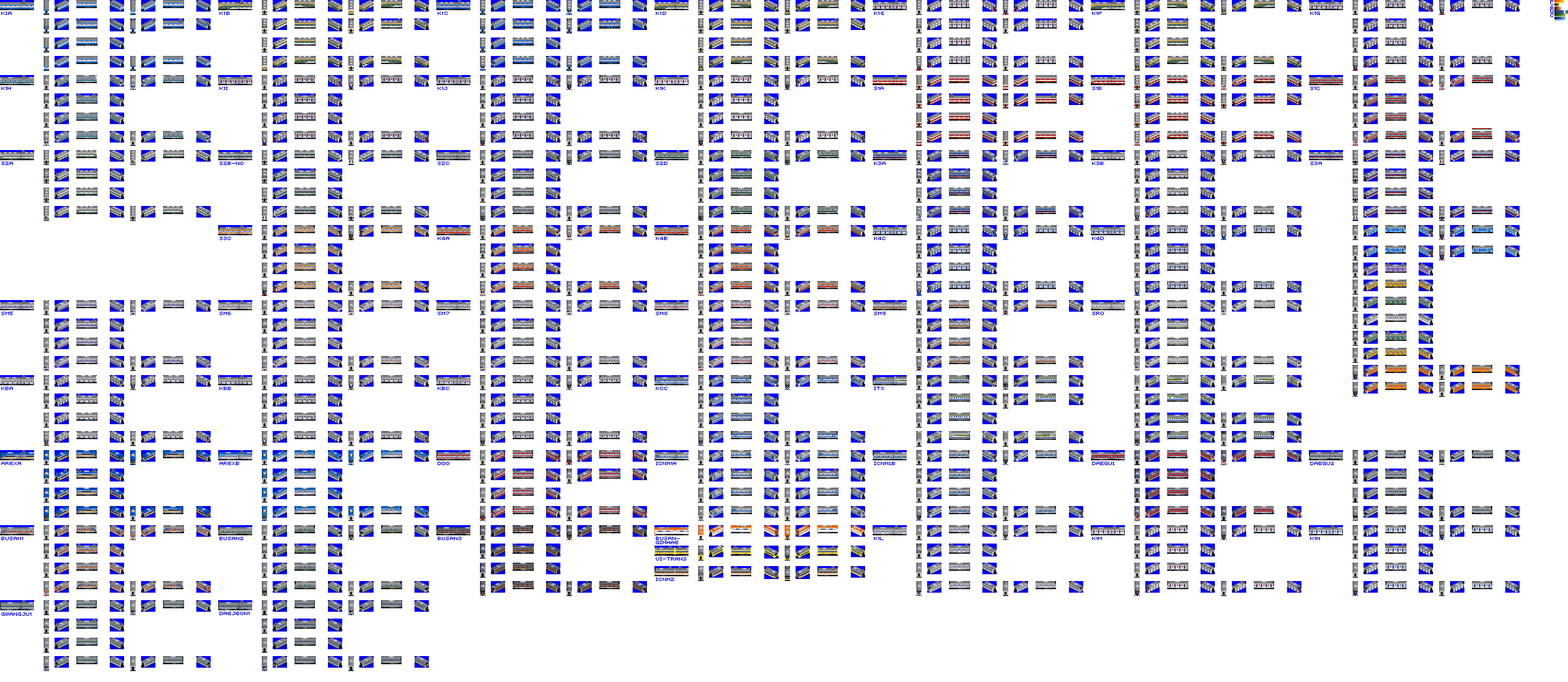
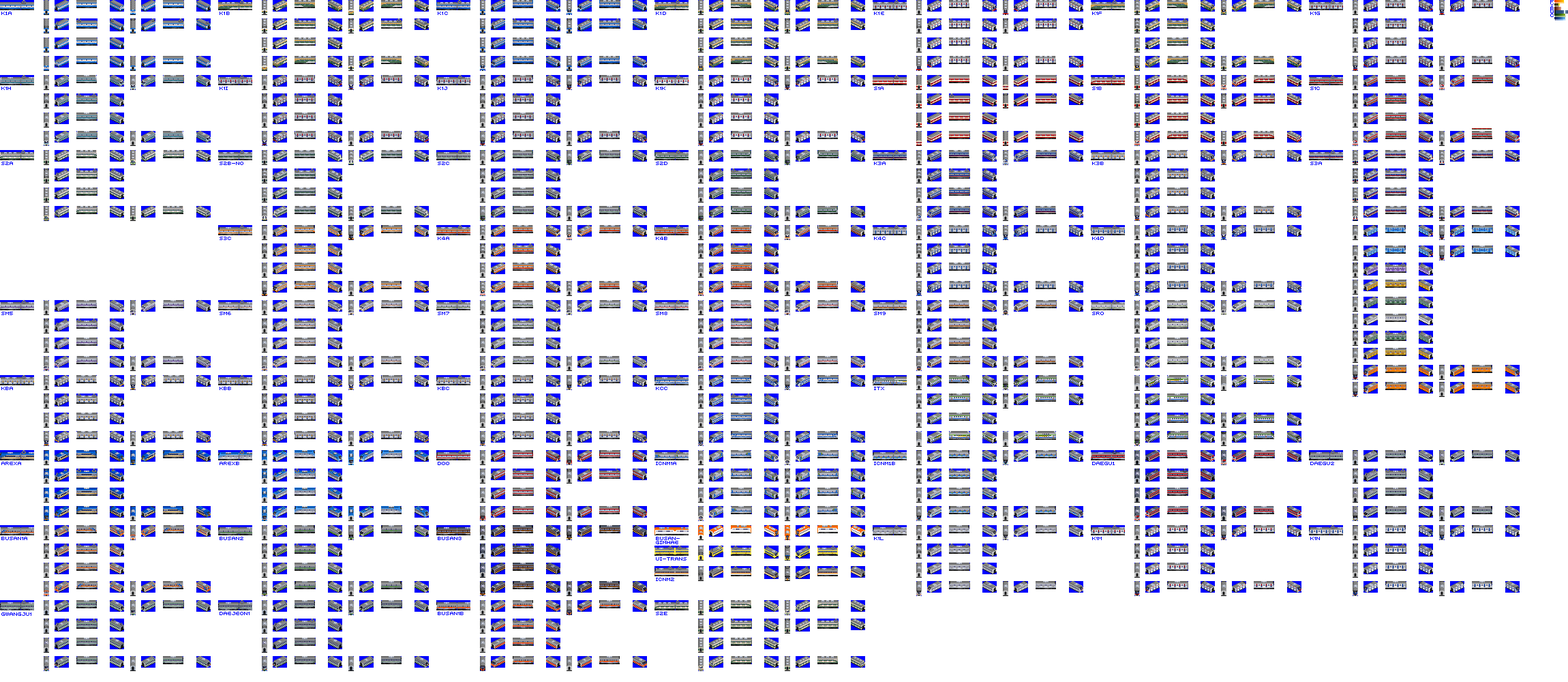
Revision of a layered (1568, 682) image; what changed, layer by layer:
painted on "Sprite" over [23,536,866,671]
